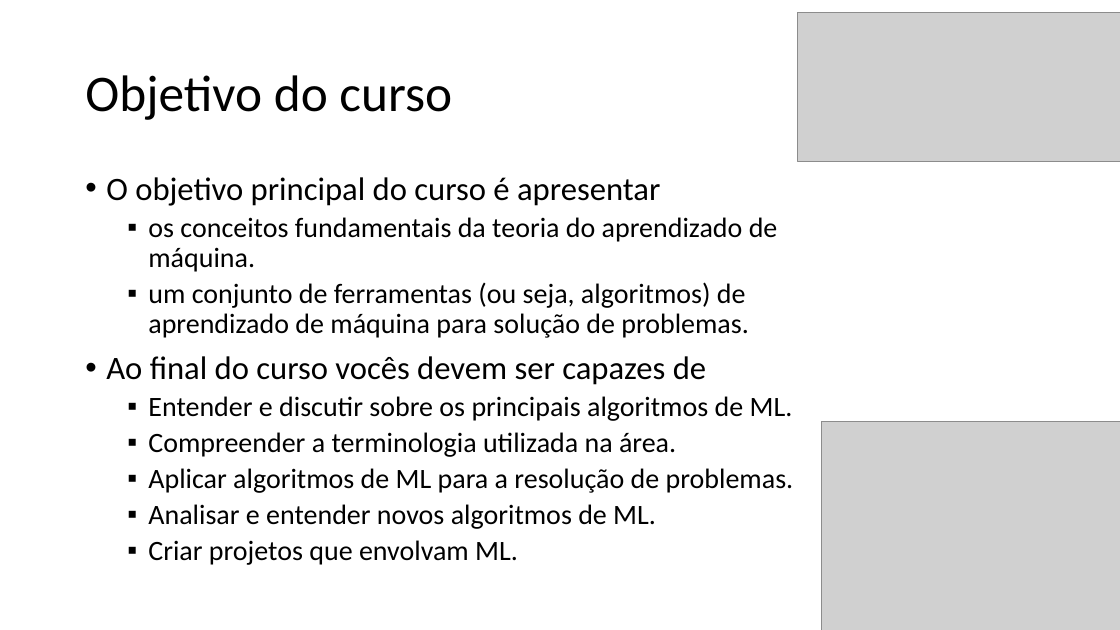
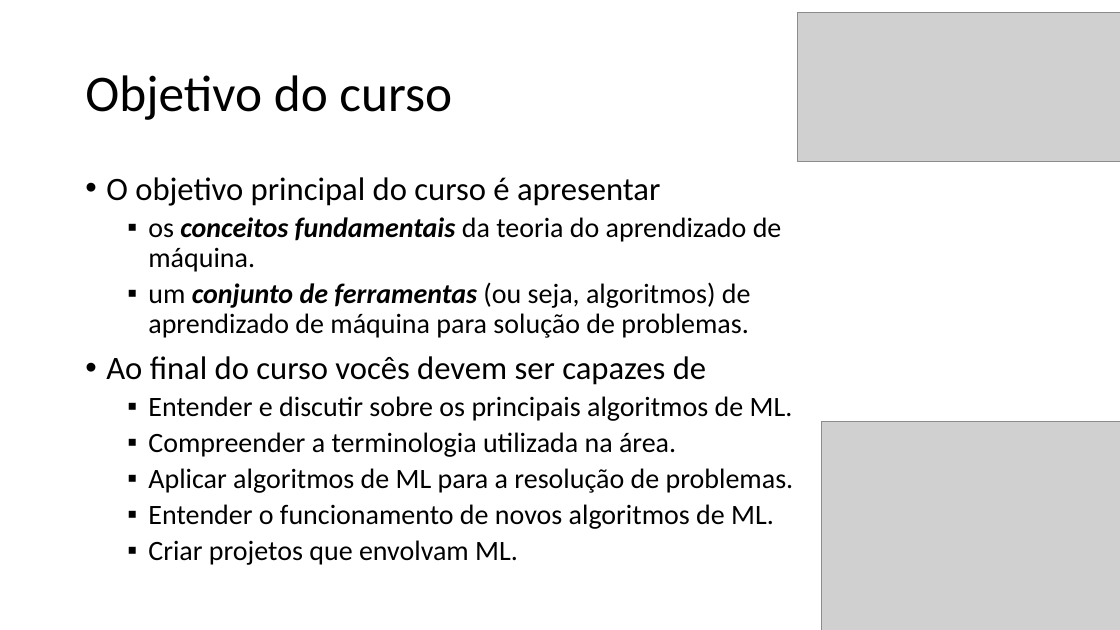
Before and after one commit to zz4fap/t320_aprendizado_de_maquina, a slide deck: slide 3 of slides/T320_Classificação (Parte I).pptx. Drawn at 1120x630 pixels with LibreOffice and Linux fonts; fonts in the diff are those of the drawing; grey boxes stand for pictures. Boxes give left, top, right and bottom in pixels: in the first picture for what was removed or moved away, otherwise in the second. Text is boxed around its words. In the diff, an @@ line names an element or a change of style, - is before the commit and + after.

```diff
--- a/slides/T320_Classificação (Parte I).pptx
+++ b/slides/T320_Classificação (Parte I).pptx
@@ text at bbox=[148, 217, 782, 338]: bold on, italic on in "conceitos fundamentais", "conjunto de ferramentas" @@
@@ text at bbox=[148, 504, 774, 529]: text changed @@
-  ▪ Analisar e entender novos algoritmos de ML.
+  ▪ Entender o funcionamento de novos algoritmos de ML.
```
Also in this commit, not shown: 7 other slides changed, 1 other file.
